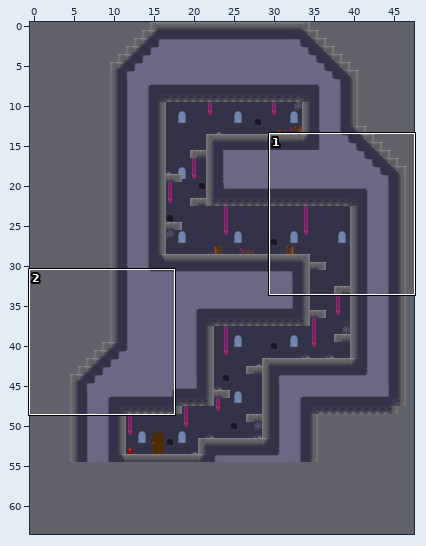
A Tiled map gets an edit: Assets/tower1.tmx. Above: a wide view before the commit, with the close-up outlined.
Close-up. Old version:
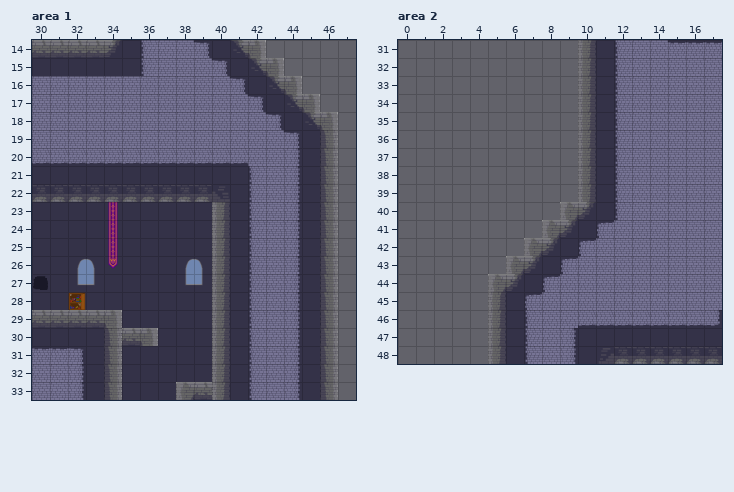
Cells are 64x64 px. Shown: area 1 x 30..47, y 14..33; area 2 x 0..17, y 31..48. The commit also changed other parts of the map, which this record leaves out. Tiles whose own drawing changed are shown in their newer look in all pictures.
After:
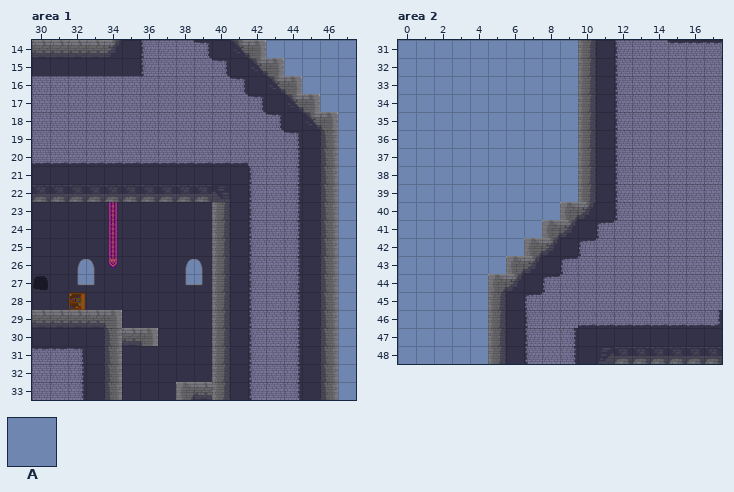
Key: from "Tower Game": A 80.
_ is an empty cell.
Diff:
Layer "Background", area 1:
The author put tile A in row 14 at x 43 to 47; in row 15 at x 44 to 47; in row 16 at x 45 to 47; in row 17 at x 46 to 47; in rows 18 to 33 at x 47.
Layer "Background", area 2:
The author put tile A in rows 31 to 39 at x 0 to 9; in row 40 at x 0 to 8; in row 41 at x 0 to 7; in row 42 at x 0 to 6; in row 43 at x 0 to 5; in rows 44 to 48 at x 0 to 4.
Where, in picture pixels (left, top, right, bottom), the same in both close-ups:
added: (266, 40, 356, 400)
added: (398, 40, 578, 364)
